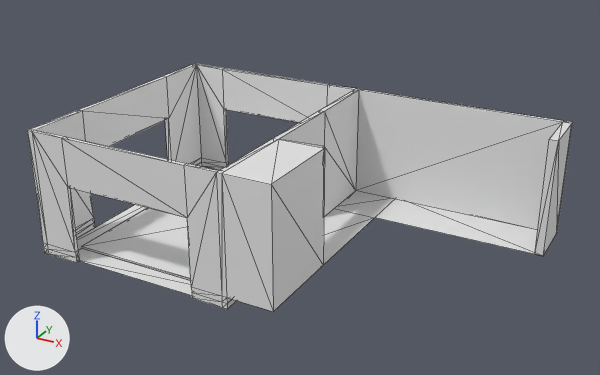
A saved change to the FBX model cookies/Assets/3D_Assets/Housing/Models/dojo.FBX.
The view is the same before and after, from a 50 mm lens placed at (8.45, -15.53, 9.32), pointed at (-0.08, -0.03, 1.56). Lighting does not change. The marker at lower left points along +X, +Y and +Z. Mesh edges are drawn as thin lines. Materials are left out; every surface is plain grey. Where no turn or scale is listed for an object, it has been applied to the vertices.

The scene before the commit, as lines of its bpy script (objects in view):
```python
me_mesh = bpy.data.meshes.new('Mesh')
me_mesh.from_pydata(...)  # 157 vertices, 314 faces; spans x -5.23..5.23, y -3.18..3.18, z 0.0..3.07
me_mesh_001 = bpy.data.meshes.new('Mesh.001')
me_mesh_001.from_pydata(...)  # 40 vertices, 60 faces; spans x -7.14..2.72, y -5.06..0.69, z -0.28..0.0
# faces by material slot: [10, 50]
me_mesh_001.materials.append(mat_material__1857)
me_mesh_001.materials.append(mat_material__1843)
me_mesh_005 = bpy.data.meshes.new('Mesh.005')
me_mesh_005.from_pydata([(-2.21, -0.26, 0.0), (2.21, -0.26, 0.0), (-2.21, 0.26, 0.0), (2.21, 0.26, 0.0)], [], [(2, 0, 3), (1, 3, 0)])
me_mesh_005.materials.append(mat_material__1880)
ob_dojo_floor = bpy.data.objects.new('dojo_floor', me_mesh_001)
ob_dojo_floor.location = (2.52, 2.49, 0.28)
ob_dojo_walls = bpy.data.objects.new('dojo_walls', me_mesh)
ob_dojo_walls.location = (0.0, 0.0, 0.0)
ob_river_4 = bpy.data.objects.new('river_4', me_mesh_005)
ob_river_4.location = (-2.41, -2.83, 0.0)
# also in view: 'river_3' at (-4.86, -0.26, 0.0)
```
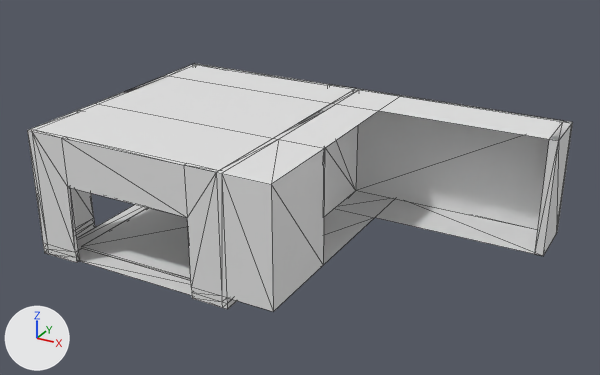
Boxes [x1, y1, x2, y2] around the edits, measured in the pictures (600 x 375 px):
'dojo_ceiling', added
    after: [29, 65, 570, 172]

Edits to the bpy script that builds the scene:
```text
Add me_mesh_006:
    me_mesh_006.from_pydata([(-2.52, -3.18, 0.0), (2.52, -3.18, 0.0), (-2.52, 3.18, 0.0), (2.52, 3.18, 0.0), (-2.52, -1.0, 0.0), (2.52, -1.0, 0.0), (3.76, 3.18, 0.0), (3.76, -1.0, 0.0), (-2.52, 1.8, 0.0), (2.52, 1.8, 0.0), (3.76, 1.8, 0.0), (7.95, 3.18, 0.0), (7.95, 1.8, 0.0)], [], [(3, 9, 8, 2), (5, 1, 0, 4), (6, 10, 9, 3), (9, 5, 4, 8), (10, 7, 5, 9), (6, 11, 12, 10)])
Add ob_dojo_ceiling:
    ob_dojo_ceiling = bpy.data.objects.new('dojo_ceiling', me_mesh_006)
    ob_dojo_ceiling.location = (-2.72, 0.0, 3.07)
```
